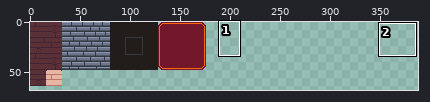
Two states of a pixel-art file, assets/Tilemap/tilecasa.ase. Above: a wide view before the commit, with the close-up outlined.
Close-up. The starting point:
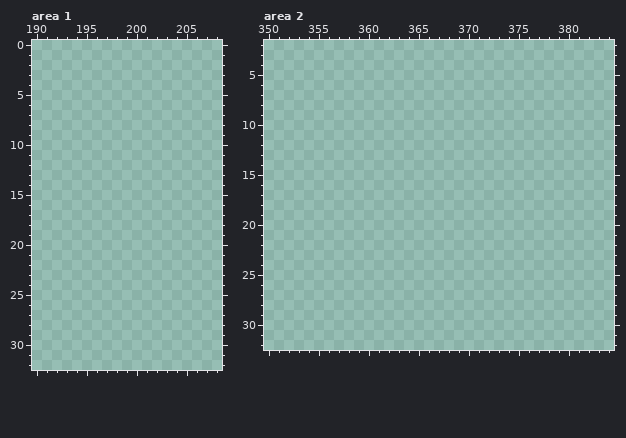
512x512 pixels, 1 frame. Shown: area 1: x 190..208, y 0..32; area 2: x 350..384, y 2..32. The wide view leaves out empty margins. The commit also changed other parts of the picture, which this record leaves out.
After the commit:
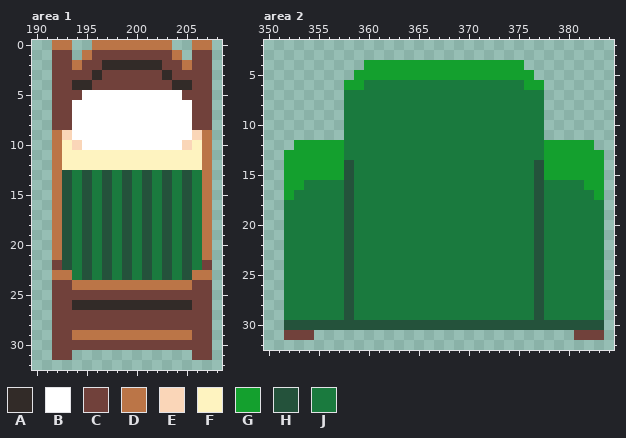
Palette (. is transparent): A #322b28  B #ffffff  C #71413b  D #bb7547  E #fad6b8  F #fef3c0  G #14a02e  H #24523b  J #1a7a3e
The edit:
Changed rows in their new state; - is an unchanged pixel.
Area 1:
first column x 192:
 0 DD--DDDDDDDD--DD
 1 CC-DCCCCCCCCD-CC
 2 CCDCCAAAAAACCDCC
 3 CCCCACCCCCCACCCC
 4 CCAACCCCCCCCAACC
 5 CCCBBBBBBBBBBCCC
 6 CCBBBBBBBBBBBBCC
 7 CCBBBBBBBBBBBBCC
 8 CCBBBBBBBBBBBBCC
 9 DEBBBBBBBBBBBBED
10 DFEBBBBBBBBBBEFD
11 DFFFFFFFFFFFFFFD
12 DFFFFFFFFFFFFFFD
13 DHJHJHJHJHJHJHJD
14 DHJHJHJHJHJHJHJD
15 DHJHJHJHJHJHJHJD
16 DHJHJHJHJHJHJHJD
17 DHJHJHJHJHJHJHJD
18 DHJHJHJHJHJHJHJD
19 DHJHJHJHJHJHJHJD
20 DHJHJHJHJHJHJHJD
21 DHJHJHJHJHJHJHJD
22 CHJHJHJHJHJHJHJC
23 DDJHJHJHJHJHJHDD
24 CCDDDDDDDDDDDDCC
25 CCCCCCCCCCCCCCCC
26 CCAAAAAAAAAAAACC
27 CCCCCCCCCCCCCCCC
28 CCCCCCCCCCCCCCCC
29 CCDDDDDDDDDDDDCC
30 CCCCCCCCCCCCCCCC
31 CC------------CC
Area 2:
first column x 352:
 4 --------GGGGGGGGGGGGGGGG--------
 5 -------GGGGGGGGGGGGGGGGGG-------
 6 ------GGJJJJJJJJJJJJJJJJGG------
 7 ------JJJJJJJJJJJJJJJJJJJJ------
 8 ------JJJJJJJJJJJJJJJJJJJJ------
 9 ------JJJJJJJJJJJJJJJJJJJJ------
10 ------JJJJJJJJJJJJJJJJJJJJ------
11 ------JJJJJJJJJJJJJJJJJJJJ------
12 -GGGGGJJJJJJJJJJJJJJJJJJJJGGGGG-
13 GGGGGGJJJJJJJJJJJJJJJJJJJJGGGGGG
14 GGGGGGHJJJJJJJJJJJJJJJJJJHGGGGGG
15 GGGGGGHJJJJJJJJJJJJJJJJJJHGGGGGG
16 GGJJJJHJJJJJJJJJJJJJJJJJJHJJJJGG
17 GJJJJJHJJJJJJJJJJJJJJJJJJHJJJJJG
18 JJJJJJHJJJJJJJJJJJJJJJJJJHJJJJJJ
19 JJJJJJHJJJJJJJJJJJJJJJJJJHJJJJJJ
20 JJJJJJHJJJJJJJJJJJJJJJJJJHJJJJJJ
21 JJJJJJHJJJJJJJJJJJJJJJJJJHJJJJJJ
22 JJJJJJHJJJJJJJJJJJJJJJJJJHJJJJJJ
23 JJJJJJHJJJJJJJJJJJJJJJJJJHJJJJJJ
24 JJJJJJHJJJJJJJJJJJJJJJJJJHJJJJJJ
25 JJJJJJHJJJJJJJJJJJJJJJJJJHJJJJJJ
26 JJJJJJHJJJJJJJJJJJJJJJJJJHJJJJJJ
27 JJJJJJHJJJJJJJJJJJJJJJJJJHJJJJJJ
28 JJJJJJHJJJJJJJJJJJJJJJJJJHJJJJJJ
29 JJJJJJHJJJJJJJJJJJJJJJJJJHJJJJJJ
30 HHHHHHHHHHHHHHHHHHHHHHHHHHHHHHHH
31 CCC--------------------------CCC
Where, in picture pixels (left, top, right, bottom), the same in both close-ups:
added: (52, 40, 212, 360)
added: (284, 60, 604, 340)
